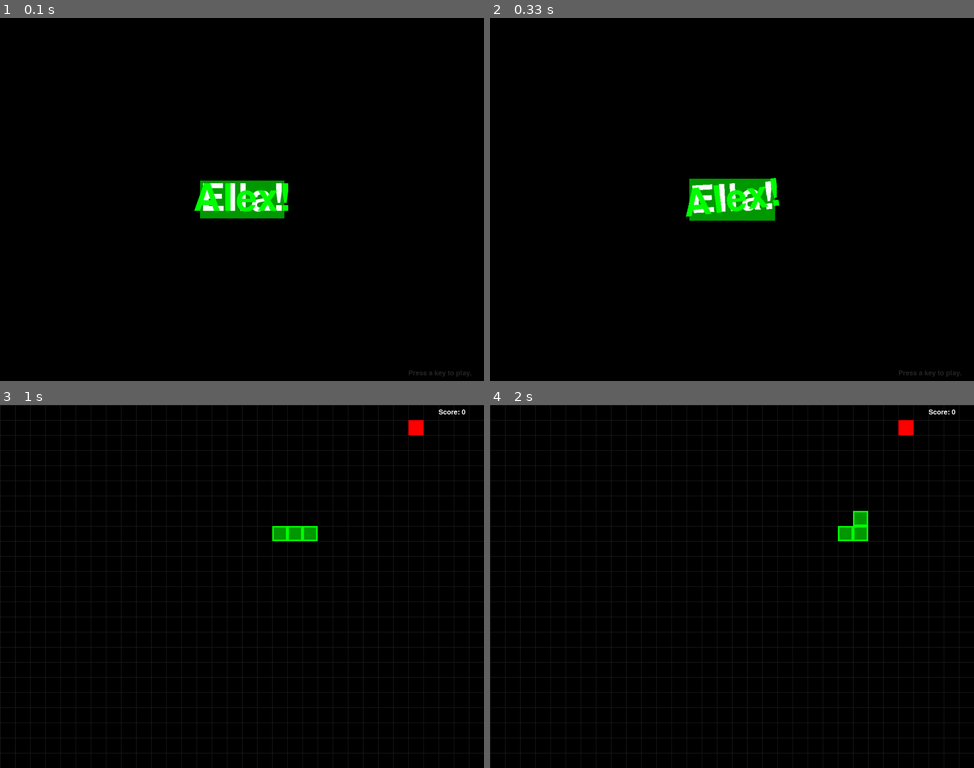
Above: before the commit, frames 1-4 (two rows, left to right).
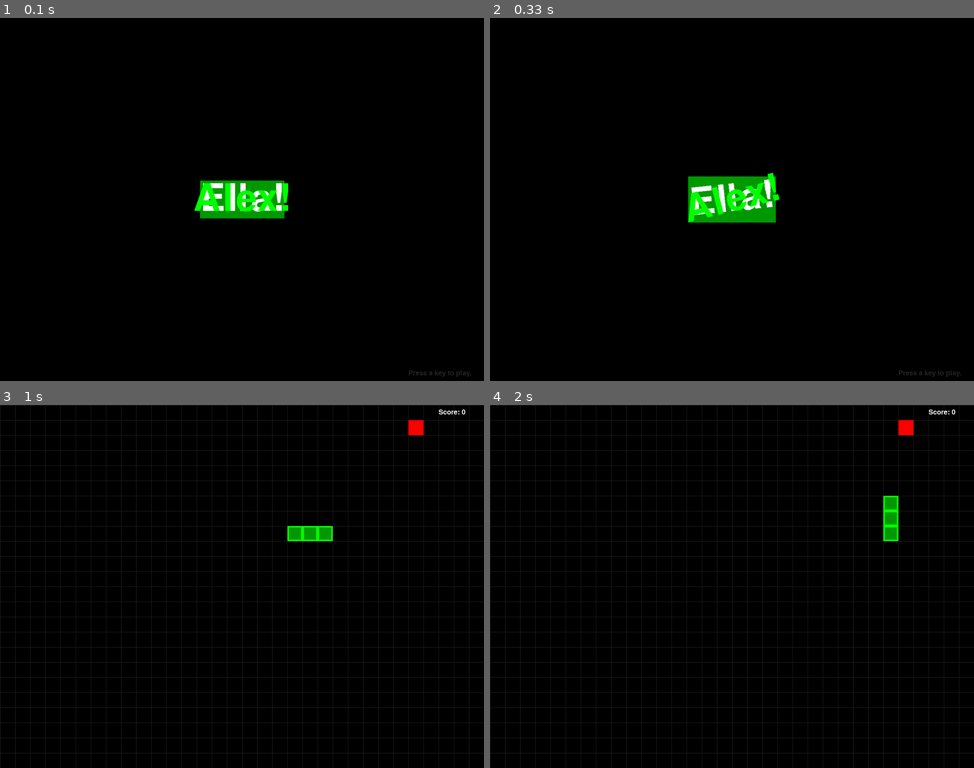
Above: after the commit, the same moments.

Repository: revbingo/python_games
Game: pygame game, started from wormy.py
The game is run twice, just before and just after one commit, with the same random seed, the same clock (stepped at 60 frames per second) and the same inputs. The source is Python 2; it was converted automatically to run under Python 3.
Inputs:
- Up to frame 1 (0.1 s): no input
- Up to frame 2 (0.33 s): no input
- Up to frame 3 (1 s): tap Enter at 0.33 s; tap A at 0.7 s
- Up to frame 4 (2 s): hold Up from 1.63 s (still down)

Frame 1 is identical in both runs. In frame 2, 0.9% of the frame differs, in the area x 40-60%, y 42-57%; in frame 3, 0.3%; in frame 4, 0.8%.

Commit message:
MP: PingPong!

Diff:
--- /dev/null
+++ b/pingpong.py
@@ -0,0 +1,252 @@
+# Wormy (a Nibbles clone)
+# By Al Sweigart al@inventwithpython.com
+# http://inventwithpython.com/pygame
+# Released under a "Simplified BSD" license
+
+#KRT 14/06/2012 modified Start Screen and Game Over screen to cope with mouse events
+#KRT 14/06/2012 Added a non-busy wait to Game Over screen to reduce processor loading from near 100%
+import random, pygame, sys
+from pygame.locals import *
+
+FPS = 30
+WINDOWWIDTH = 1280
+WINDOWHEIGHT =  960
+BALLSIZE = (100,100)
+
+#             R    G    B
+WHITE     = (255, 255, 255)
+BLACK     = (  0,   0,   0)
+RED       = (255,   0,   0)
+GREEN     = (  0, 255,   0)
+DARKGREEN = (  0, 155,   0)
+DARKGRAY  = ( 40,  40,  40)
+VERYDARKGRAY = (10, 10, 10)
+PINK      = (255, 155, 155)
+DARKBLUE  = (  0,   0, 155)
+FLASHCOLOR = (255, 255, 255)
+BGCOLOR = BLACK
+
+UP = 'up'
+DOWN = 'down'
+
+def main():
+    global FPSCLOCK, DISPLAYSURF, BASICFONT
+
+    pygame.init()
+    FPSCLOCK = pygame.time.Clock()
+    DISPLAYSURF = pygame.display.set_mode((WINDOWWIDTH, WINDOWHEIGHT))
+    BASICFONT = pygame.font.Font('freesansbold.ttf', 18)
+    pygame.display.set_caption('PingPong!')
+    pygame.key.set_repeat(10,10)
+
+    showStartScreen()
+    latestScore = (0,0)
+    while True:
+        latestScore = runGame(latestScore)
+	if latestScore[0] == 10 or latestScore[1] == 10:
+		latestScore = (0,0)
+        	showGameOverScreen()
+
+
+def runGame(scores):
+        bat1 = Bat(20, 10)
+        bat2 = Bat(WINDOWWIDTH - 50, WINDOWHEIGHT - 210)
+ 	ball = Ball(100,100)
+        while True:
+		checkCollision(ball, bat1, bat2)
+		ball.move()
+		score = ball.checkScore()
+		if score == 1:
+			return (scores[0], scores[1] + 1)
+		elif score == -1:
+			return (scores[0] + 1, scores[1])
+                checkForKeyPress()
+		keys = pygame.key.get_pressed()
+		if keys[K_UP]:
+			bat2.move(-20)
+		elif keys[K_DOWN]:
+			bat2.move(20)
+
+		if keys[K_q]:
+			bat1.move(-20)
+		elif keys[K_a]:
+			bat1.move(20)
+
+        	DISPLAYSURF.fill(BGCOLOR)
+		ball.draw(DISPLAYSURF)
+		drawBats(bat1, bat2)
+		drawScores(scores[0], scores[1])
+        	pygame.display.update()
+        	FPSCLOCK.tick(FPS)
+
+def checkKeyPresses():
+	for event in pygame.event.get():
+		if event.type == QUIT:
+			terminate()
+
+def checkCollision(ball, bat1, bat2):
+        ballRect = ball.rect().move(ball.dx, ball.dy)
+
+	if ballRect.colliderect(bat1.rect()) or ballRect.colliderect(bat2.rect()):
+		ball.dx = -ball.dx + random.randint(-2,2)
+		ball.dy = -ball.dy + random.randint(-2,2)
+
+def drawScores(score1, score2):
+    scoreFont = pygame.font.Font('freesansbold.ttf', 100)
+    score1Surf = scoreFont.render(str(score1), True, WHITE)
+    score2Surf = scoreFont.render(str(score2), True, WHITE)
+
+    DISPLAYSURF.blit(score1Surf, pygame.Rect(100,100,100,100))
+    DISPLAYSURF.blit(score2Surf, pygame.Rect(WINDOWWIDTH - 200,100,100,100))
+
+class Ball():
+
+   def __init__(self, x, y):
+	self.x = x
+	self.y = y
+ 	self.dx = 10
+	self.dy = -20
+	self.width = 50
+	self.height = 50
+
+   def draw(self, surface):
+        ballRect = pygame.Rect(self.x,self.y, self.width,self.height)
+        pygame.draw.rect(surface, WHITE, ballRect)
+
+   def move(self):
+	self.x = self.x + self.dx
+	self.y = self.y + self.dy
+ 	if self.y < 0:
+		self.y = self.y - self.dy
+		self.dy = -self.dy
+	elif (self.y + self.height) > WINDOWHEIGHT:
+		self.y = self.y - self.dy
+		self.dy = -self.dy
+
+   def checkScore(self):
+	if self.x < 0:
+		return 1
+	elif self.x > WINDOWWIDTH:
+		return -1
+        else:
+		return 0
+
+   def rect(self):
+	return pygame.Rect(self.x, self.y, self.width, self.height)
+
+class Bat():
+
+    def __init__(self, x,y):
+	self.x = x
+	self.y = y
+	self.height = 200
+	self.width = 30
+
+    def draw(self, surface):
+    	rect = pygame.Rect(self.x,self.y, self.width, self.height)
+    	pygame.draw.rect(surface, WHITE, rect)
+
+    def move(self, dy):
+	if (self.y + dy > 0) and (self.y + dy + self.height < WINDOWHEIGHT):
+		self.y = self.y + dy
+
+    def rect(self):
+	return pygame.Rect(self.x, self.y, self.width, self.height)
+
+
+def drawBats(bat1, bat2):
+    bat1.draw(DISPLAYSURF)
+    bat2.draw(DISPLAYSURF)
+
+def drawPressKeyMsg():
+    pressKeySurf = BASICFONT.render('Press a key to play.', True, DARKGRAY)
+    pressKeyRect = pressKeySurf.get_rect()
+    pressKeyRect.topleft = (WINDOWWIDTH - 200, WINDOWHEIGHT - 30)
+    DISPLAYSURF.blit(pressKeySurf, pressKeyRect)
+
+
+
+# KRT 14/06/2012 rewrite event detection to deal with mouse use
+def checkForKeyPress():
+    for event in pygame.event.get():
+        if event.type == QUIT:      #event is quit
+            terminate()
+        elif event.type == KEYDOWN:
+            if event.key == K_ESCAPE:   #event is escape key
+                terminate()
+            else:
+                return event.key   #key found return with it
+    # no quit or key events in queue so return None
+    return None
+
+
+def showStartScreen():
+    titleFont = pygame.font.Font('freesansbold.ttf', 100)
+    titleSurf1 = titleFont.render('Ella!', True, WHITE, DARKGREEN)
+    titleSurf2 = titleFont.render('Alex!', True, GREEN)
+
+    degrees1 = 0
+    degrees2 = 0
+
+#KRT 14/06/2012 rewrite event detection to deal with mouse use
+    pygame.event.get()  #clear out event queue
+
+    while True:
+        DISPLAYSURF.fill(BGCOLOR)
+        rotatedSurf1 = pygame.transform.rotate(titleSurf1, degrees1)
+        rotatedRect1 = rotatedSurf1.get_rect()
+        rotatedRect1.center = (WINDOWWIDTH / 2, WINDOWHEIGHT / 2)
+        DISPLAYSURF.blit(rotatedSurf1, rotatedRect1)
+
+        rotatedSurf2 = pygame.transform.rotate(titleSurf2, degrees2)
+        rotatedRect2 = rotatedSurf2.get_rect()
+        rotatedRect2.center = (WINDOWWIDTH / 2, WINDOWHEIGHT / 2)
+        DISPLAYSURF.blit(rotatedSurf2, rotatedRect2)
+
+        drawPressKeyMsg()
+#KRT 14/06/2012 rewrite event detection to deal with mouse use
+        if checkForKeyPress():
+            return
+        pygame.display.update()
+        FPSCLOCK.tick(FPS)
+        degrees1 += 3 # rotate by 3 degrees each frame
+        degrees2 += 7 # rotate by 7 degrees each frame
+
+
+def terminate():
+    pygame.quit()
+    sys.exit()
+
+
+
+def showGameOverScreen():
+    gameOverFont = pygame.font.Font('freesansbold.ttf', 150)
+    gameSurf = gameOverFont.render('Game', True, WHITE)
+    overSurf = gameOverFont.render('Over', True, WHITE)
+    gameRect = gameSurf.get_rect()
+    overRect = overSurf.get_rect()
+    gameRect.midtop = (WINDOWWIDTH / 2, 10)
+    overRect.midtop = (WINDOWWIDTH / 2, gameRect.height + 10 + 25)
+
+    DISPLAYSURF.blit(gameSurf, gameRect)
+    DISPLAYSURF.blit(overSurf, overRect)
+    drawPressKeyMsg()
+    pygame.display.update()
+    pygame.time.wait(500)
+#KRT 14/06/2012 rewrite event detection to deal with mouse use
+    pygame.event.get()  #clear out event queue
+    while True:
+        if checkForKeyPress():
+            return
+#KRT 12/06/2012 reduce processor loading in gameover screen.
+        pygame.time.wait(100)
+
+def drawScore(score):
+    scoreSurf = BASICFONT.render('Score: %s' % (score), True, WHITE)
+    scoreRect = scoreSurf.get_rect()
+    scoreRect.topleft = (WINDOWWIDTH - 120, 10)
+    DISPLAYSURF.blit(scoreSurf, scoreRect)
+
+
+if __name__ == '__main__':
+    main()
--- a/wormy.py
+++ b/wormy.py
@@ -8,7 +8,7 @@
 import random, pygame, sys
 from pygame.locals import *
 
-FPS = 5
+FPS = 7
 WINDOWWIDTH = 1280
 WINDOWHEIGHT =  960
 CELLSIZE = 40
@@ -58,6 +58,7 @@
 
 
 def runGame():
+    score = 0
     # Set a random start point.
     startx = random.randint(5, CELLWIDTH - 6)
     starty = random.randint(5, CELLHEIGHT - 6)
@@ -100,6 +101,7 @@
                 addingSegments += 4
             else:
                 wormCoords = wormCoords[HEAD:len(wormCoords)/2]
+		score += 3
 
             wormType = appleType
             flash = True
@@ -109,6 +111,7 @@
         else:
             if addingSegments > 0:
                 addingSegments -= 1
+		score = score + 1
             else:
                 del wormCoords[-1] # remove worm's tail segment
 
@@ -127,7 +130,7 @@
         drawGrid()
         drawApple(apple, appleType)
         drawWorm(wormCoords, wormType)
-        drawScore(len(wormCoords) - 3)
+        drawScore(score)
         pygame.display.update()
         FPSCLOCK.tick(FPS)
 
